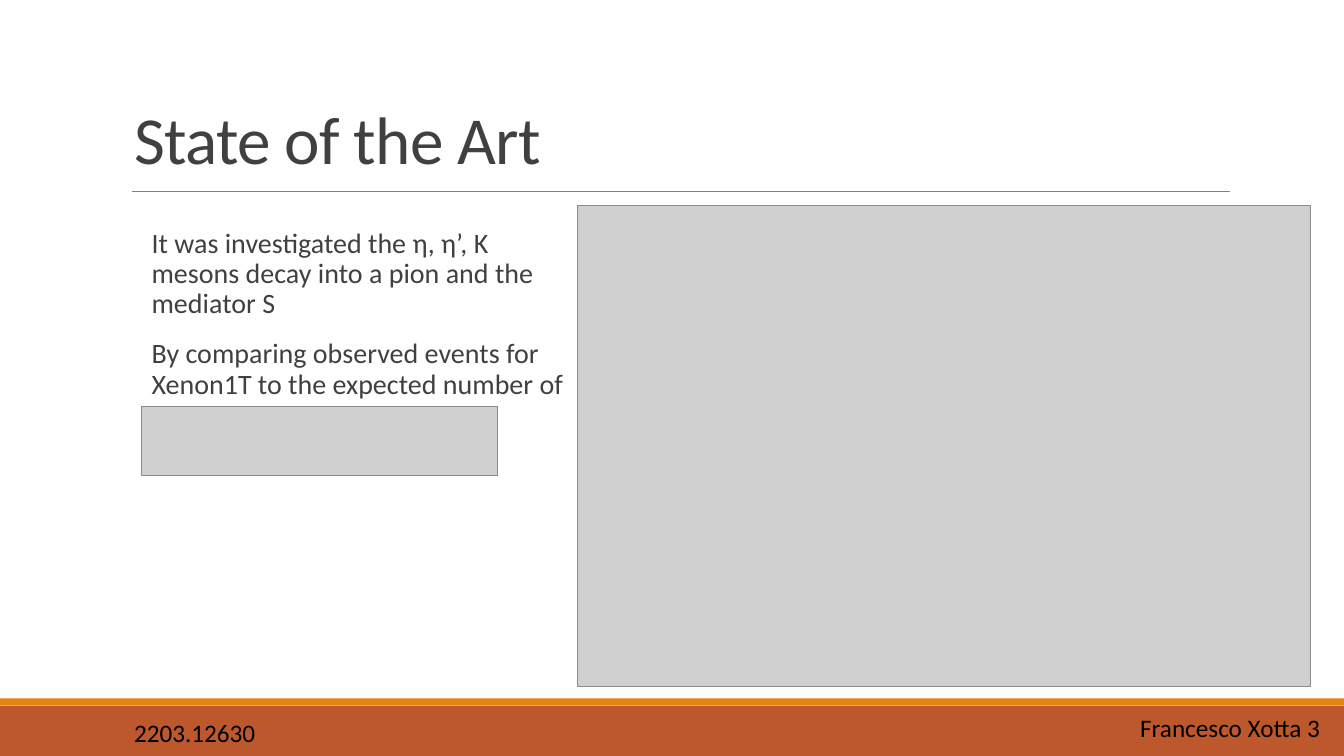
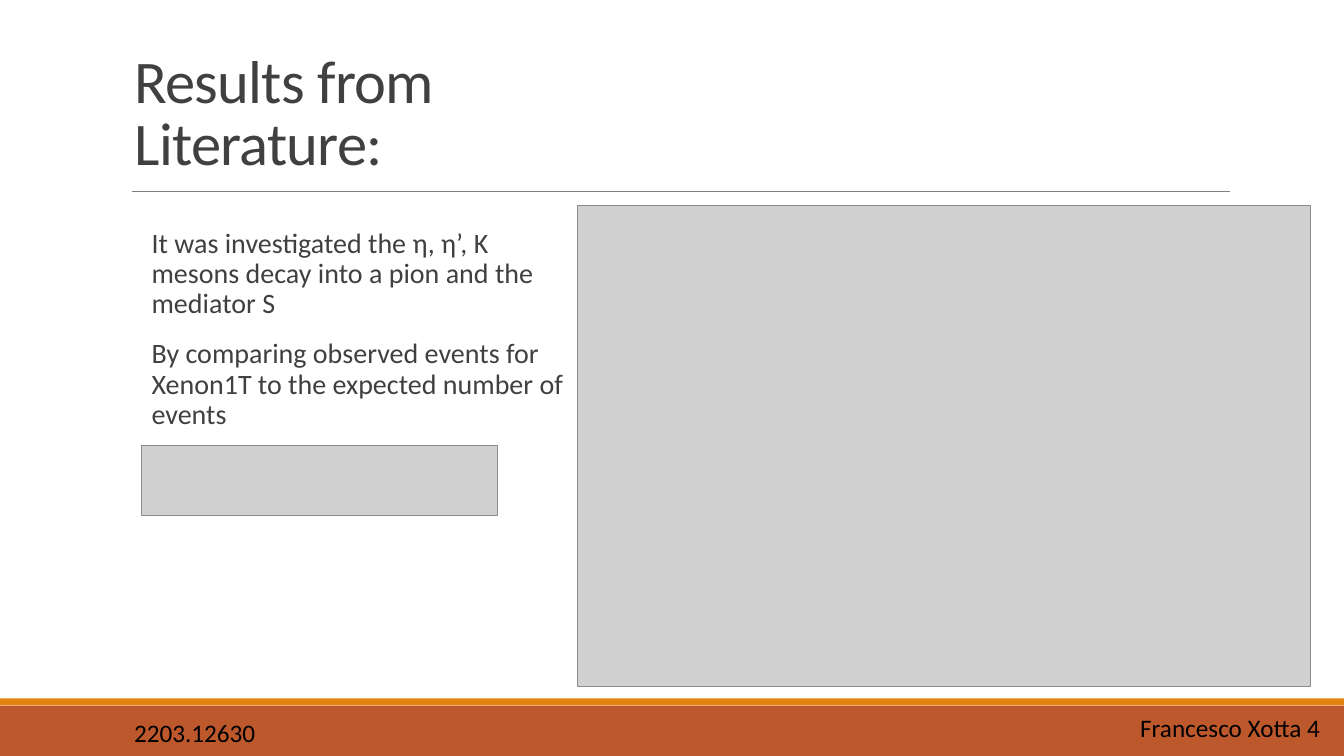
Before and after one commit to X0774/SimulationofGCE, a slide deck: slide 4 of Presentation.pptm (slide 3 before the commit). Drawn at 1344x756 pixels with LibreOffice and Linux fonts; fonts in the diff are those of the drawing; grey boxes stand for pictures. Boxes give left, top, right and bottom in pixels: in the first picture for what was removed or moved away, otherwise in the second. Text is boxed around its words. In the diff, an @@ line names an element or a change of style, - is before the commit and + after.

```diff
--- a/Presentation.pptm
+++ b/Presentation.pptm
@@ title at box(134, 61, 434, 166): text changed; size 48 to 43.2 pt @@
-State of the Art
+Results from Literature:
@@ picture: place and size @@
-picture at box(141, 406, 497, 476)
+picture at box(141, 446, 497, 515)
@@ text at box(1140, 721, 1320, 737): text changed @@
-Francesco Xotta 3
+Francesco Xotta 4
```
Also in this commit, not shown: 6 other slides changed, 6 slides added, 2 slides removed.
